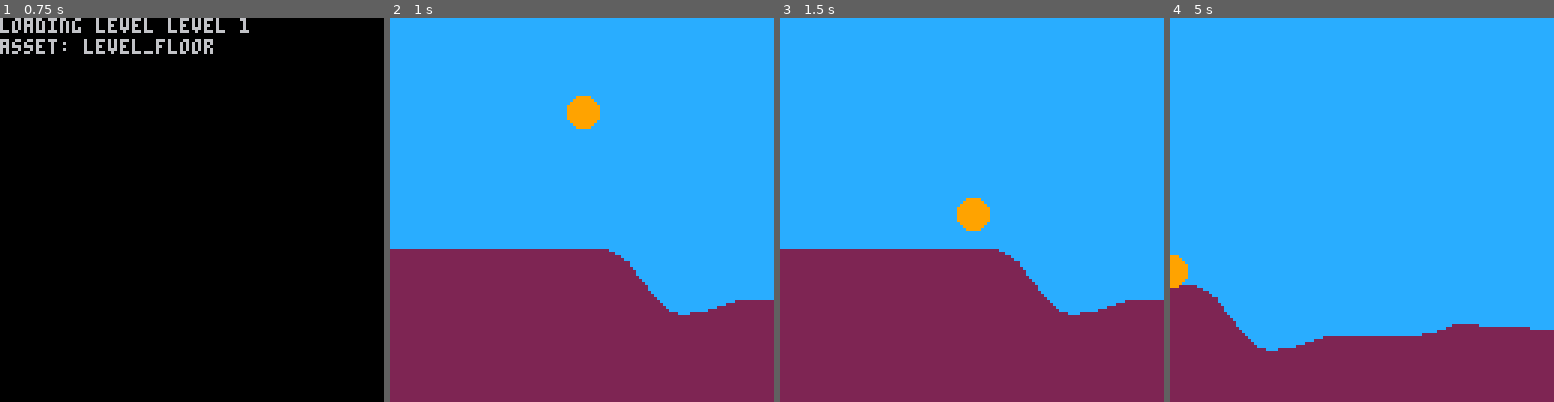
Above: before the commit, frames 1-4 (left to right).
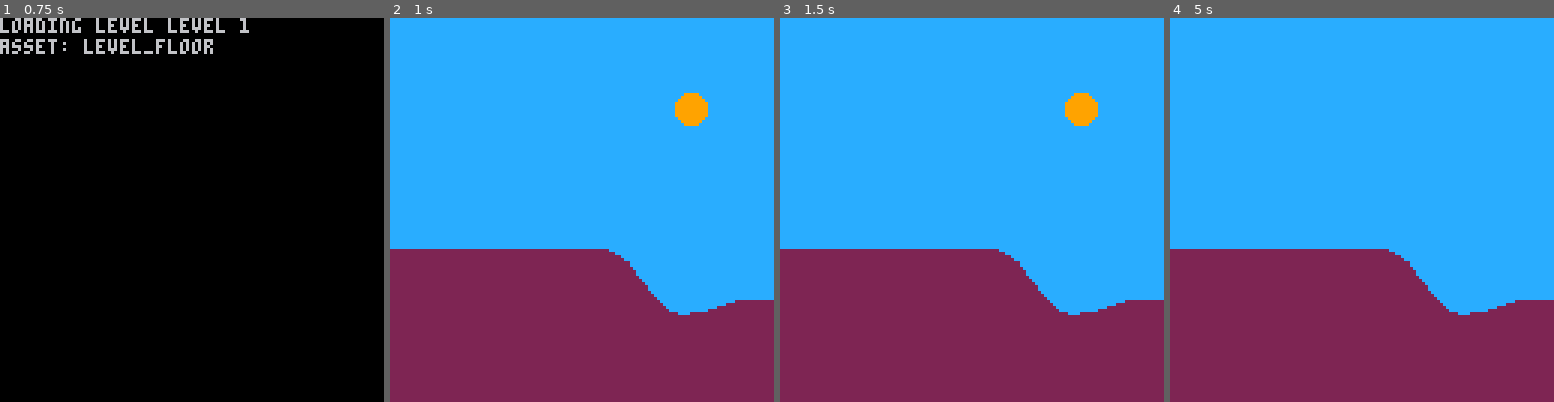
Above: after the commit, the same moments.

Repository: ajbowen249/pico_rico
Game: PICO-8 cartridge pico_rico.p8
The game is run twice, just before and just after one commit, with the same random seed, the same clock (stepped at 60 frames per second) and the same inputs.
Inputs:
- Up to frame 1 (0.75 s): tap X (X key) at 0.33, 0.7 s
- Up to frame 2 (1 s): no input
- Up to frame 3 (1.5 s): tap O (Z key) at 1.07 s; tap X (X key) at 1.43 s
- Up to frame 4 (5 s): tap O (Z key) every 0.63 s from 1.8 to 4.97 s; hold Right 2.33-3.33 s; tap X (X key) every 0.52 s from 2.58 to 4.65 s; hold Right 3.38-4.22 s; hold Up 4.27-4.67 s; hold Right from 4.72 s (still down)

Frame 1 is identical in both runs. In frame 2, 1.2% of the frame differs, in the area x 46-83%, y 19-29%; in frame 3, 1.2%; in frame 4, 15%, in the area x 0-100%, y 60-87%.

Commit message:
physics wip

Diff:
--- a/pico_rico.p8
+++ b/pico_rico.p8
@@ -9,8 +9,8 @@
 
 exclude_upper_y = { min_y = true } -- min_y because 0 is top
 
-gravity = -.2
-rico_max_speed = 3
+gravity = -.1
+rico_max_speed = .5
 
 -- game mode
 gm_menu = 1
@@ -82,6 +82,10 @@
 
 -->8
 -- math functions
+function sign_of(val)
+  return val < 0 and -1 or 1
+end
+
 function lerp(v0, v1, t)
   return (1 - t) * v0 + t * v1
 end
@@ -99,6 +103,15 @@
     sub = function(self, p2)
       return new_point(self.x - p2.x, self.y - p2.y)
     end,
+    mul = function(self, scaler)
+      return new_point(self.x * scaler, self.y * scaler)
+    end,
+    len = function(self)
+      return sqrt(((self.x) * (self.x)) + (self.y * self.y))
+    end,
+    dot = function(self, p2)
+      return (self.x * p2.x) + (self.y * p2.y)
+    end,
     is_in_window = function(self, window, exclude)
       return ((exclude != nil and exclude.min_x == true) or self.x >= window.min_x) and
              ((exclude != nil and exclude.max_x == true) or self.x <= window.max_x) and
@@ -106,6 +119,68 @@
              ((exclude != nil and exclude.max_y == true) or self.y <= window.max_y)
     end,
   }
+end
+
+-- takes points. from a data persepctive points and vectors are the same thing \_(ツ)_/
+-- for convention, i guess let's start using letters for vectors and pn for points
+function project_vectors(a, b)
+  local blen = b:len()
+  local scaler = a:dot(b) / (blen * blen)
+  return b:mul(scaler)
+end
+
+-- https://mathworld.wolfram.com/circle-lineintersection.html
+
+function segment_circle_intersect(_p1, _p2, c, r)
+  -- this formula is for a circle at (0, 0), so we need to offset the points going in
+  local p1 = _p1:sub(c)
+  local p2 = _p2:sub(c)
+  local _d = p2:sub(p1)
+  local dr = _d:len()
+  local d = (p1.x * p2.y) - (p2.x * p1.y)
+
+  local r2 = r * r
+  local dr2 = dr * dr
+  local discriminant = (r2 * dr2) - (d * d)
+  local common = sqrt(discriminant)
+
+  -- there could be up to two intersection points
+  function get_x(sign)
+    return ((d * _d.y) + (sign_of(_d.y) * _d.x * common * sign)) / dr2
+  end
+
+  function get_y(sign)
+    return ((-1 * d * _d.x) + (abs(_d.y) * common * sign)) / dr2
+  end
+
+  -- not totally sure what to do about the 4 solutions to the quadratic equation. initially thought it would be that they paired two solutions, one where we add
+  -- to get (x1, y1) and subtract to get (x2, y2). doesn't seem to be the case. current guess is there are 2-4 extraneous solutions and anything farther away
+  -- than r is extraneous
+
+  local segment_window = new_window(
+    min(_p1.x, _p2.x),
+    min(_p1.y, _p2.y),
+    max(_p1.x, _p2.x),
+    max(_p1.y, _p2.y)
+  )
+
+  local solutions = filter({
+    -- adding because we initially subtracted to offset
+    new_point(get_x(1), get_y(1)):add(c),
+    new_point(get_x(-1), get_y(-1)):add(c),
+    new_point(get_x(1), get_y(-1)):add(c),
+    new_point(get_x(-1), get_y(1)):add(c),
+  }, function(p)
+    return p:is_in_window(segment_window) and get_point_distance(p, c) <= r
+  end)
+
+  if discriminant < 0 then
+    return {}
+  elseif discriminant == 0 then
+    return { solutions[1] }
+  elseif discriminant > 0 then
+    return solutions
+  end
 end
 
 function contains_point(array, p)
@@ -139,40 +214,9 @@
   end)
 end
 
-function get_point_distance(a, b)
-  local ab = b:sub(a)
-  return sqrt((ab.x * ab.x) + (ab.y * ab.y))
-end
-
--- improve: this is way slower than it needs to be...
--- tried to pull one off of rosettacode and it was very cryptic with issues. would break even when ricos were moving less than one size per frame
--- the fact that we already rasterize the line at draw time could come in handy here, though...
--- ... but, then, tying physics to drawing routines sounds bad
-function line_circle_intersect(p1, p2, center, radius)
-    local rise = p2.y - p1.y
-    local run = p2.x - p1.x
-    local slope = rise / run
-
-    local intersecting_points = {}
-
-    local drawing_point = new_point(p1.x, p1.y)
-    while drawing_point.x <= p2.x do
-      local distance = get_point_distance(center, drawing_point)
-      if distance <= radius then
-        intersecting_points[#intersecting_points + 1] = new_point(drawing_point.x, drawing_point.y)
-      end
-      drawing_point.x += 1
-      drawing_point.y += slope
-    end
-
-    if #intersecting_points <= 2 then
-      return intersecting_points
-    else
-      return {
-        intersecting_points[1],
-        intersecting_points[#intersecting_points],
-      }
-    end
+function get_point_distance(p1, p2)
+  local d = p2:sub(p1)
+  return sqrt((d.x * d.x) + (d.y * d.y))
 end
 
 -->8
@@ -353,10 +397,11 @@
       for point_i, point in ipairs(points) do
         if point_i < #points then
           local next = points[point_i + 1]
-          local intersecting_points = line_circle_intersect(point, next, location, size)
+          local intersecting_points = segment_circle_intersect(point, next, location, size)
           if #intersecting_points > 0 then
             intersections[#intersections + 1] = {
-              points = intersecting_points
+              points = intersecting_points,
+              segment = { p1 = point, p2 = next },
             }
           end
         end
@@ -373,6 +418,18 @@
     location = location,
     velocity = new_point(0, 0),
     color = color,
+    draw_coll = function(self, window)
+      local colliding_segments = get_colliding_segments(self.location, self.size, window)
+      if #colliding_segments > 0 then
+        for _, seg in ipairs(colliding_segments) do
+          line(seg.segment.p1.x + window.min_x, seg.segment.p1.y + window.min_y, seg.segment.p2.x + window.min_x, seg.segment.p2.y + window.min_y, 14)
+
+          for __, col_point in ipairs(seg.points) do
+            pset(col_point.x, col_point.y, 11)
+          end
+        end
+      end
+    end,
     update = function(self, window)
       local next_velocity = new_point(self.velocity.x, self.velocity.y)
 
@@ -383,8 +440,15 @@
 
       local colliding_segments = get_colliding_segments(next_point, self.size, window)
       if #colliding_segments > 0 then
-        next_point = self.location
-        next_velocity.y = 0
+        for _, seg in ipairs(colliding_segments) do
+          for __, col_point in ipairs(seg.points) do
+            pset(col_point.x, col_point.y, 11)
+          end
+        end
+
+        -- next_point = self.location
+        -- next_velocity.y = 0
+        next_velocity.y -= gravity
       else
         next_velocity.y -= gravity
       end
@@ -397,8 +461,8 @@
         )
       end
 
-      self.location = next_point
-      self.velocity = next_velocity
+      -- self.location = next_point
+      -- self.velocity = next_velocity
     end,
     draw = function(self, window)
       if not self.location:is_in_window(window) then
@@ -412,6 +476,8 @@
         self.size,
         self.color
       )
+
+      self:draw_coll(window)
     end,
   }
 end
@@ -420,7 +486,7 @@
   level_state.camera = new_camera()
   level_state.initialized = true
   level_state.ricos = {
-    new_rico(5, new_point(64, 30), 9),
+    new_rico(5, new_point(100, 30), 9),
   }
 end
 
@@ -466,19 +532,23 @@
   local move_camera_speed = 1
 
   if btn(0) then
-    level_state.camera.location.x -= move_camera_speed
+    -- level_state.camera.location.x -= move_camera_speed
+    level_state.ricos[1].location.x -= move_camera_speed
   end
 
   if btn(1) then
-    level_state.camera.location.x += move_camera_speed
+    -- level_state.camera.location.x += move_camera_speed
+    level_state.ricos[1].location.x += move_camera_speed
   end
 
   if btn(2) then
-    level_state.camera.location.y -= move_camera_speed
+    -- level_state.camera.location.y -= move_camera_speed
+    level_state.ricos[1].location.y -= move_camera_speed
   end
 
   if btn(3) then
-    level_state.camera.location.y += move_camera_speed
+    -- level_state.camera.location.y += move_camera_speed
+    level_state.ricos[1].location.y += move_camera_speed
   end
 
   local window = level_state.camera:get_window()
